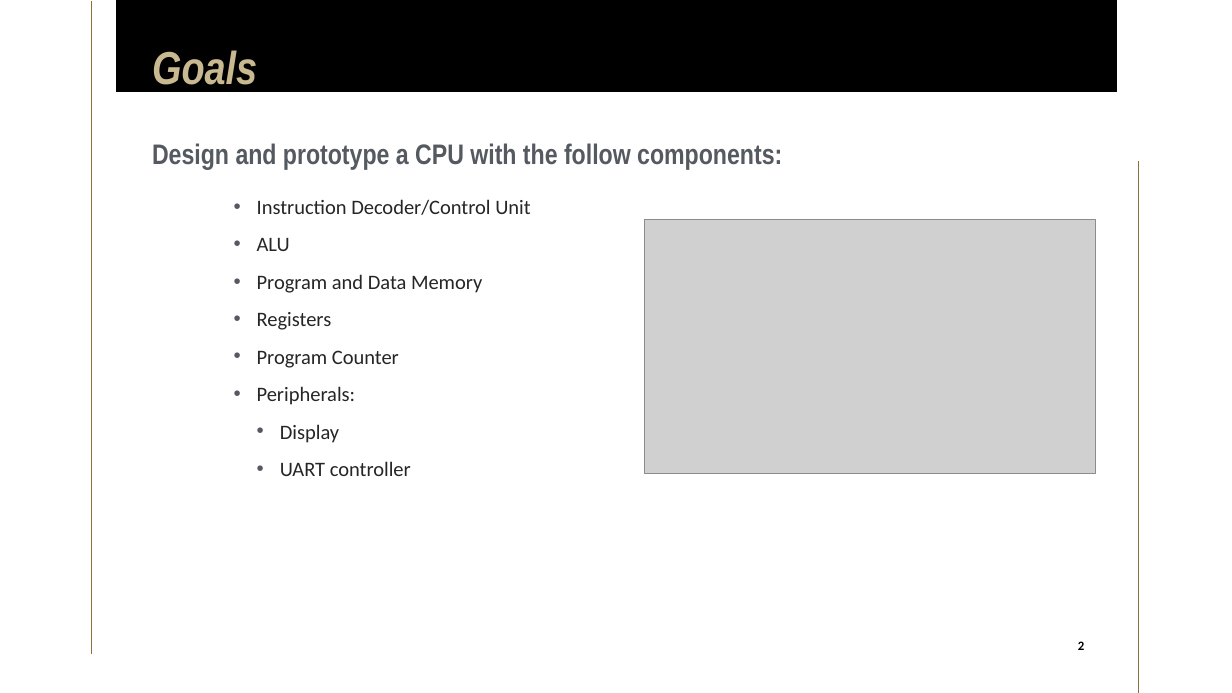
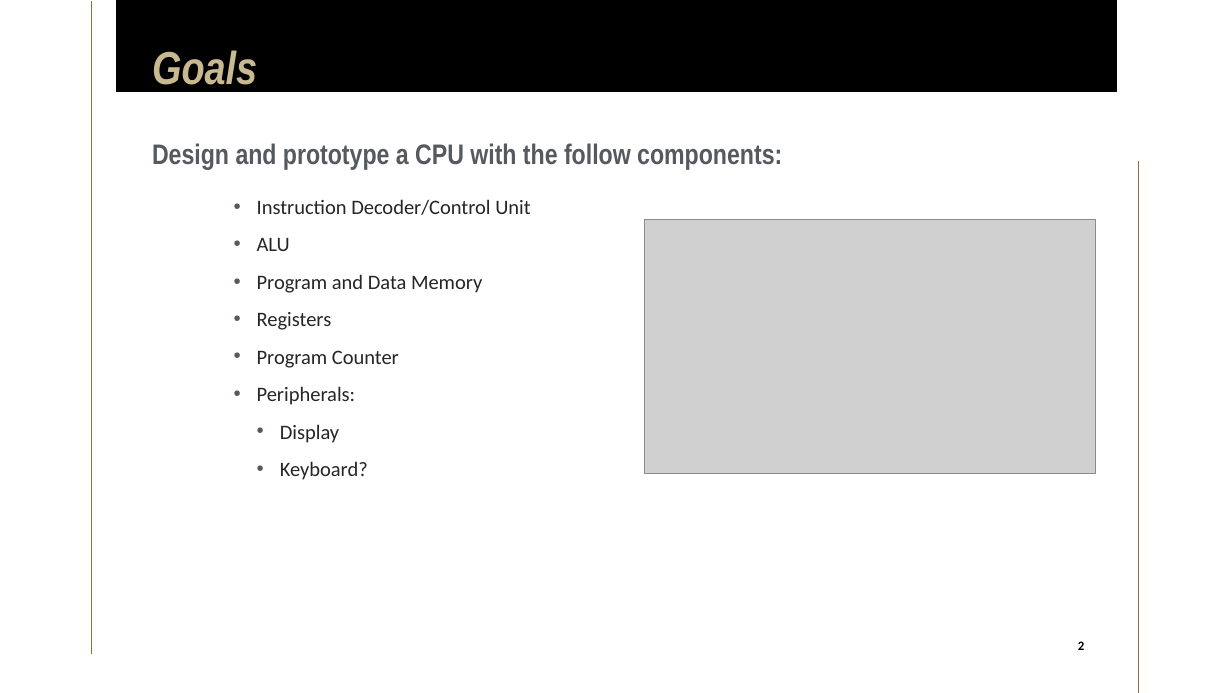
Before and after one commit to limichael246/STARS_2024, a slide deck: slide 2 of Project_Proposal.pptx. Drawn at 1232x693 pixels with LibreOffice and Linux fonts; fonts in the diff are those of the drawing; grey boxes stand for pictures. Boxes give left, top, right and bottom in pixels: in the first picture for what was removed or moved away, otherwise in the second. Text is boxed around its words. In the diff, an @@ line names an element or a change of style, - is before the commit and + after.

```diff
--- a/Project_Proposal.pptx
+++ b/Project_Proposal.pptx
@@ text at (280, 461, 368, 480): text changed @@
-    • UART controller
+    • Keyboard?
```
Also in this commit, not shown: 6 other slides changed, 5 slides added, 26 slides removed.
